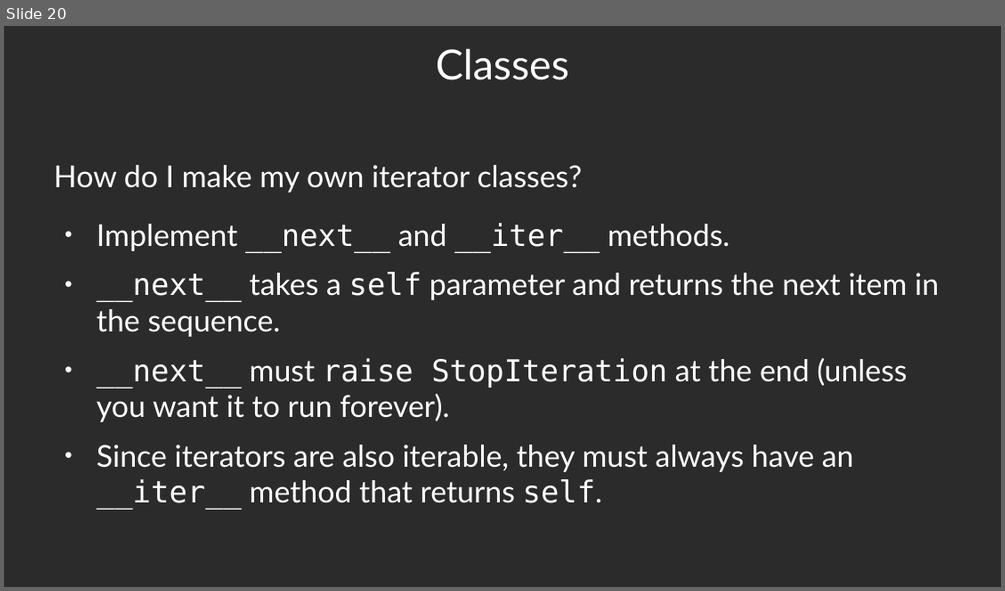
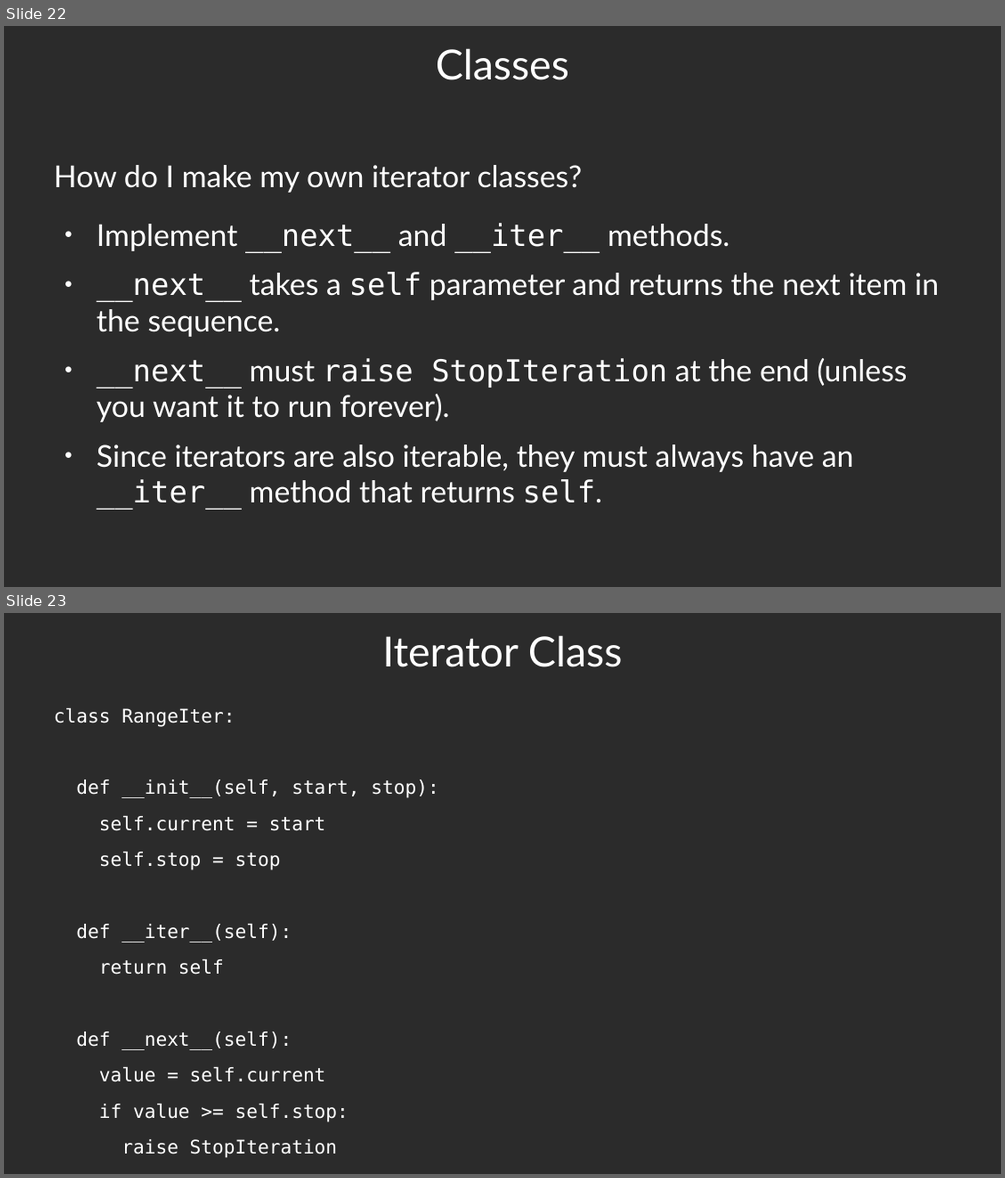
Before and after one commit to luther9/iterator-slides, a slide deck: iterators.odp. Shown one above the other, each under a label of ours: slide 20 before the commit, slides 22 and 23 after it. The pictures are 1005x591 and 1005x1178 pixels, drawn with LibreOffice and Linux fonts; fonts in the diff are those of the drawing; background and template pictures are left out; a plain dark background stands for a picture behind light text. Boxes give left, top, right and bottom in pixels: in the first picture for what was removed or moved away, otherwise in the second. Text is boxed around its words. In the diff, an @@ line names an element or a change of style, - is before the commit and + after.

```diff
--- a/iterators.odp
+++ b/iterators.odp
@@ slide 23 added at [4,613,1001,1174], background picture (left out) @@
@@ title added at [382,635,622,667], 33 pt, text #FFFFFF @@
+Iterator Class
@@ text added at [54,708,438,1158], 15 pt, text #FFFFFF @@
+class RangeIter:
+def __init__(self, start, stop):
+self.current = start
+self.stop = stop
+def __iter__(self):
+return self
+def __next__(self):
+value = self.current
+if value >= self.stop:
+raise StopIteration
+self.current += 1
+return value
@@ what was slide 20 is now slide 22 @@
```
Also in this commit, not shown: 2 slides changed, 4 other slides added, 2 other files.
